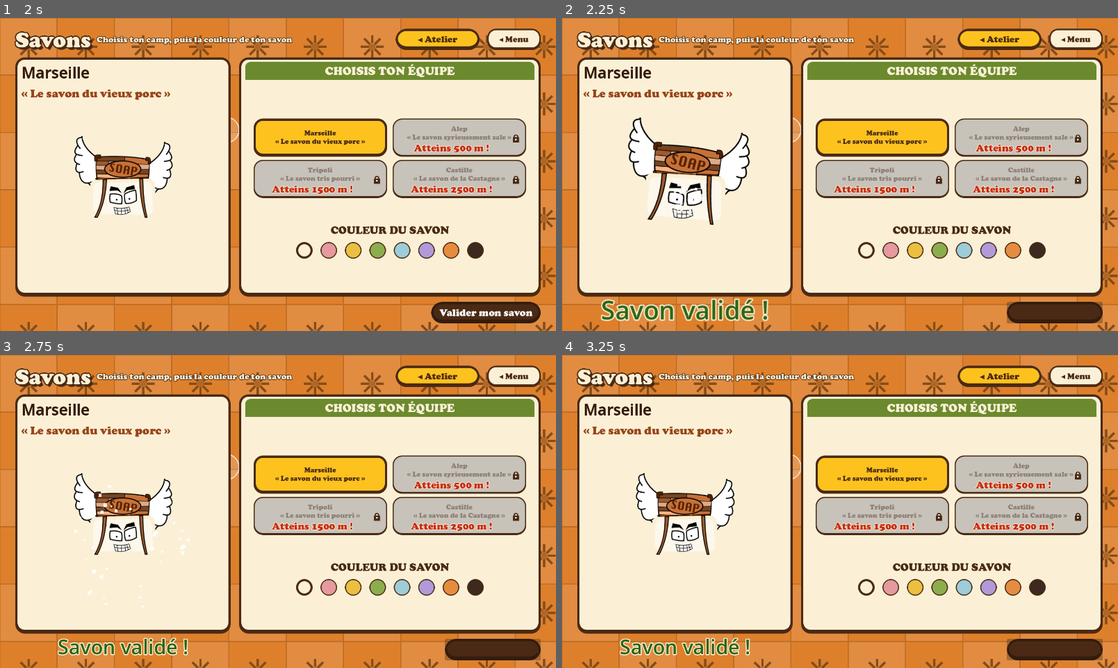
Above: before the commit, frames 1-4 (two rows, left to right).
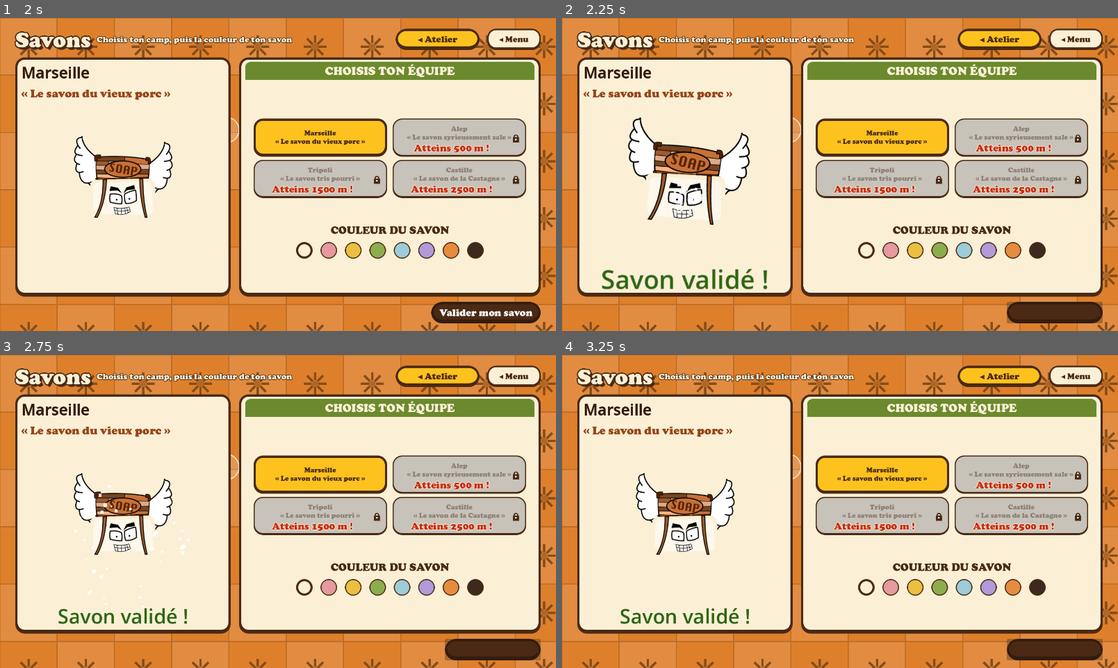
Above: after the commit, the same moments.

Repository: atostivint/LesAilesEtLaCaisse
Game: Godot game, scene res://Mathilde/main_menu.tscn
Same seed, same stepped clock (60 frames per second), same inputs: the game is played once before the commit and once after it. Sound files missing from this copy of the repository are replaced by a short silence.
Inputs (mouse positions are in pixels of both pictures, inside the frame that each line leads up to):
- Up to frame 1 (2 s): click "Nouvelle partie" at 0.5 s; click "Nouvelle partie" at 1.25 s
- Up to frame 2 (2.25 s): click "Valider mon savon" at 2 s
- Up to frame 3 (2.75 s): no input
- Up to frame 4 (3.25 s): move the mouse to (962, 495) at 2.77 s; hold Space (thrust) from 2.78 s (still down); click (962, 495) at 2.92 s

Frame 1 is identical in both runs. In frame 2, 2.1% of the frame differs, in the area x 7-38%, y 80-97%; in frame 3, 1.2%; in frame 4, 1.2%.

Commit message:
Écran des savons : texte de validation plus près du bas du savon
Co-Authored-By: Claude Haiku 5.5 <noreply@anthropic.com>

Diff:
--- a/scripts/equipes.gd
+++ b/scripts/equipes.gd
@@ -187,7 +187,7 @@
 	zone.add_child(message)
 	# Centré sous le savon
 	var taille := message.get_minimum_size()
-	message.position = Vector2(zone.size.x * 0.5 - taille.x * 0.5, savon.position.y + 80.0 * savon.scale.y)
+	message.position = Vector2(zone.size.x * 0.5 - taille.x * 0.5, savon.position.y + 52.0 * savon.scale.y + 10.0)
 	message.pivot_offset = taille * 0.5
 	message.scale = Vector2.ZERO
 	var t := create_tween()
